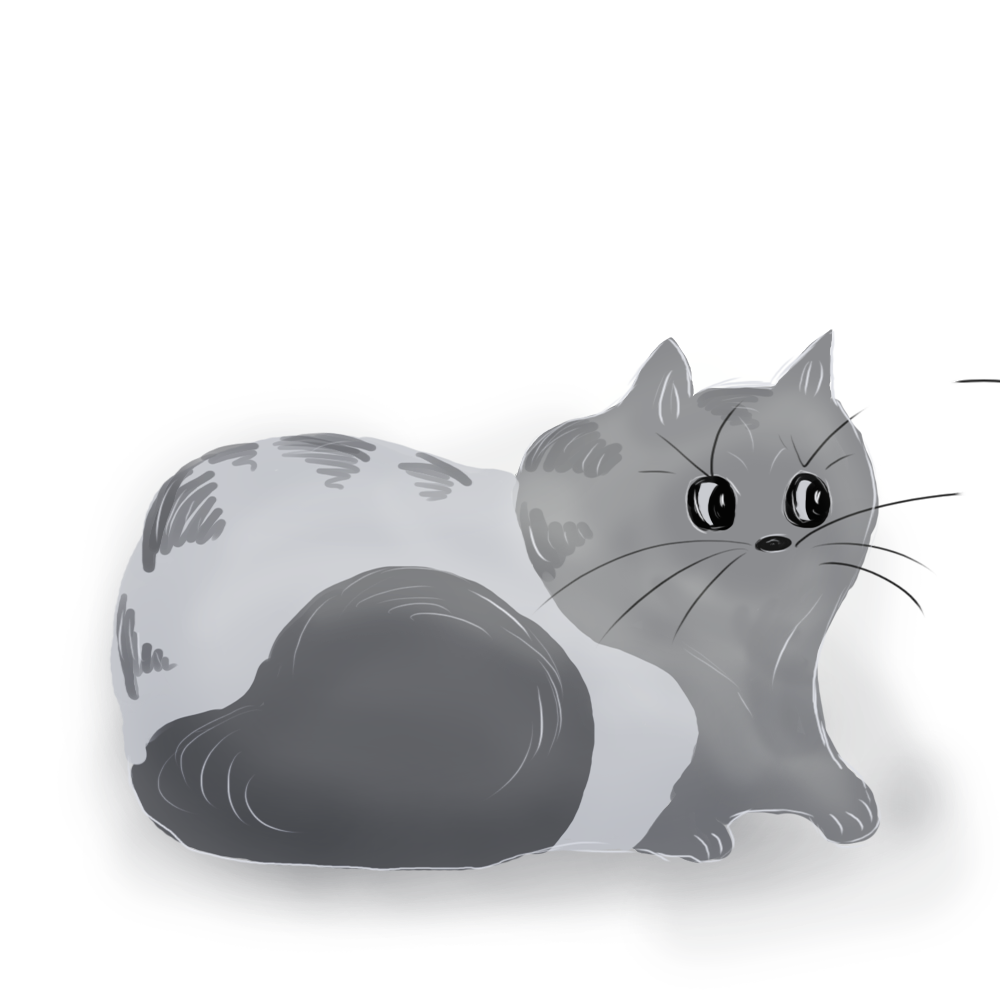
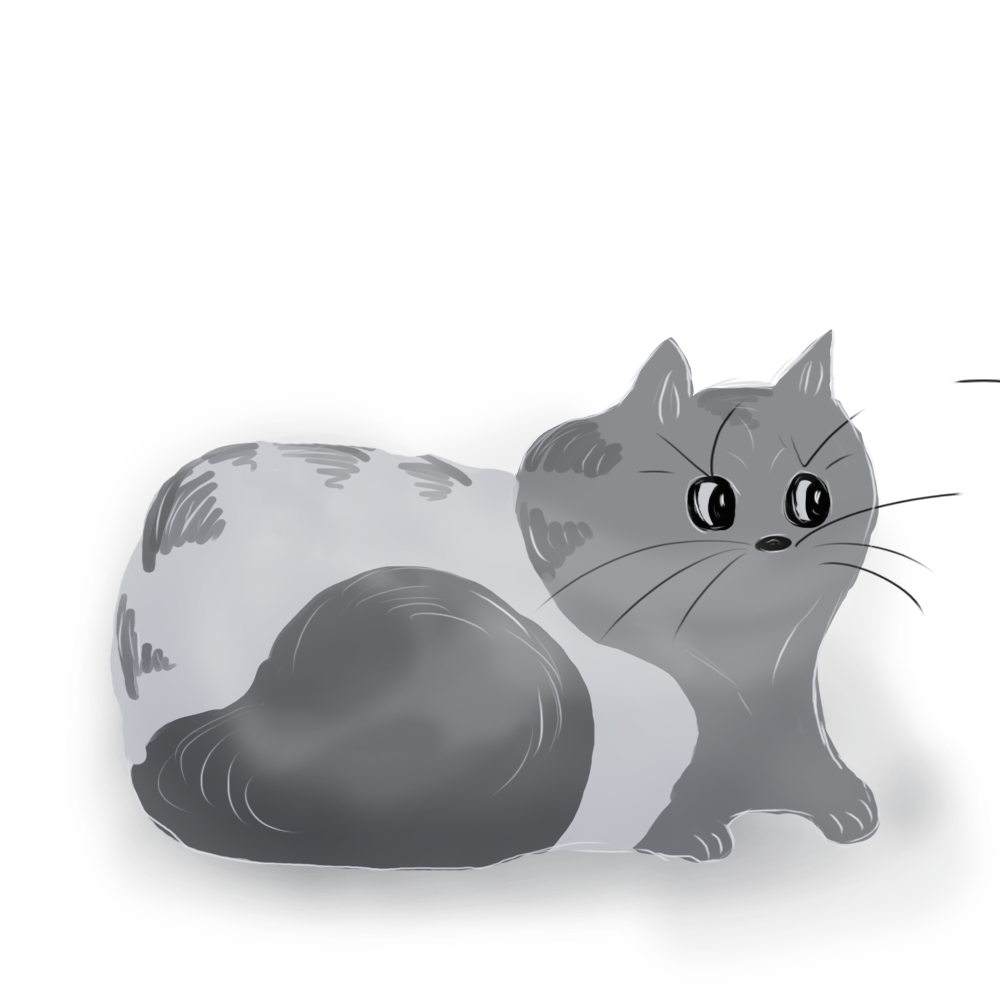
Layers edited between the first and the second 1000 × 1000 image:
painted on "Layer 4" over [197, 353, 884, 820]
painted on "Layer 2" over [254, 432, 432, 458]
